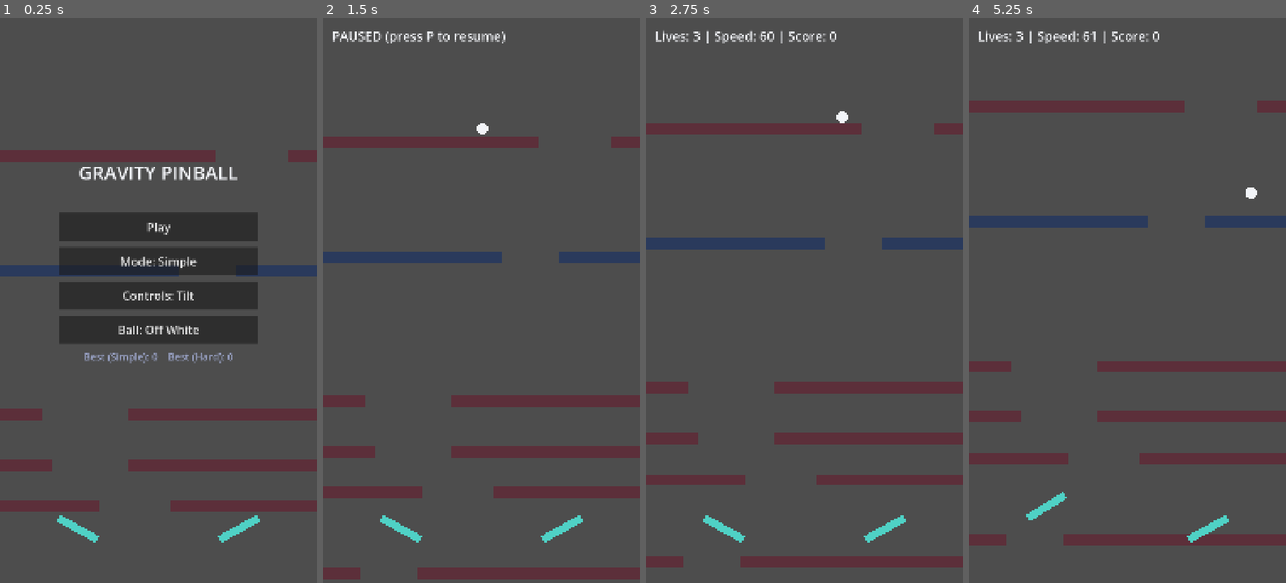
Above: before the commit, frames 1-4 (left to right).
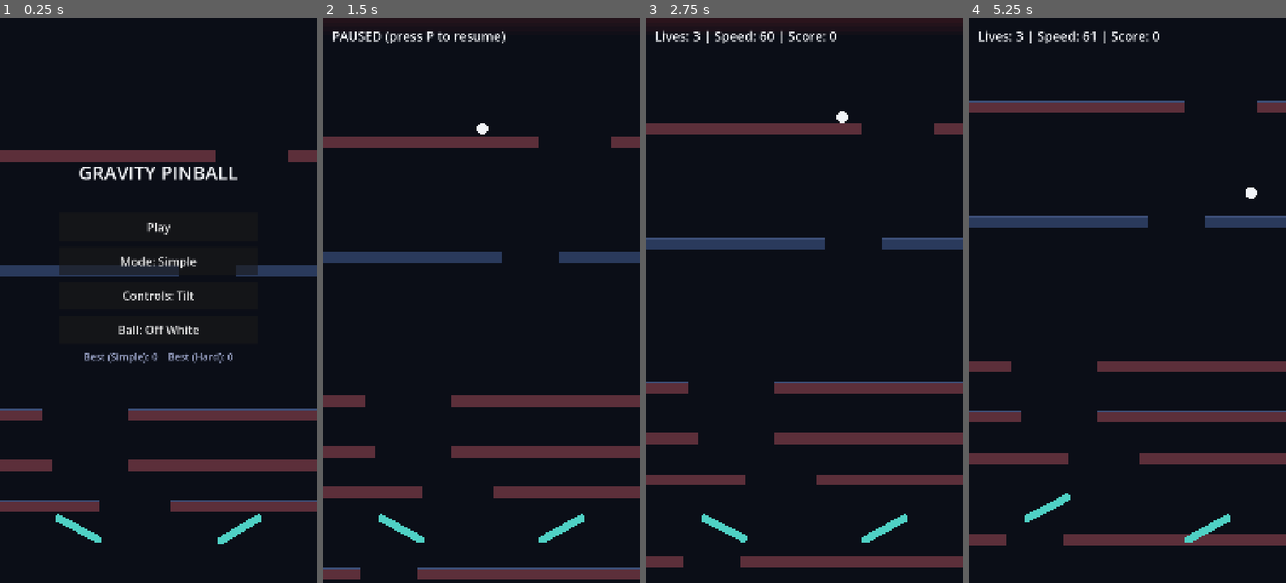
Above: after the commit, the same moments.

Repository: raeyyanhabib/GravityPinball
Game: Godot game, scene res://main.tscn
The game is run twice, just before and just after one commit, with the same random seed, the same clock (stepped at 60 frames per second) and the same inputs.
Inputs (mouse positions are in pixels of both pictures, inside the frame that each line leads up to):
- Up to frame 1 (0.25 s): no input
- Up to frame 2 (1.5 s): click "Play" at 0.5 s; tap Enter at 1.25 s; move the mouse to (551, 272) at 1.27 s; hold D from 1.28 s (still down); tap P at 1.35 s; click (551, 272) at 1.42 s
- Up to frame 3 (2.75 s): release D at 2 s; tap P at 2 s; drag from (741, 328) to (788, 413) at 2.02 s
- Up to frame 4 (5.25 s): move the mouse to (1159, 176) at 2.77 s; hold D 2.78-3.5 s; tap P at 2.85, 3.5, 4.35, 5 s; drag from (1111, 413) to (1032, 215) at 3.52 s; move the mouse to (1222, 385) at 4.27 s; hold A 4.28-5 s; drag from (1032, 215) to (1079, 159) at 5.02 s

The runs differ from the first frame. In frame 1, 91% of the frame differs, in the area x 0-100%, y 0-100%; in frame 2, 90%; in frame 3, 90%; in frame 4, 91%.

Commit message:
M6: enhanced graphics a bit

Diff:
--- a/ball.gd
+++ b/ball.gd
@@ -4,6 +4,7 @@
 const RADIUS := 20.0
 const MAX_SPEED := 900.0
 const TILT_FORCE := 600.0
+const TRAIL_LENGTH := 10        # how many past positions the trail keeps
 
 # Ball colors. Black gets a light outline so it stays visible on navy.
 const COLORS := {
@@ -16,6 +17,7 @@
 var tilt := 0.0
 var attached := false           # true while pinned to a bar
 var style := "off_white"        # set from the menu
+var trail: Array = []           # recent global positions, newest last
 
 func _ready() -> void:
 	gravity_scale = 0.3
@@ -31,6 +33,13 @@
 	mat.bounce = 0.4
 	mat.friction = 0.2
 	physics_material_override = mat
+
+# Record the trail every rendered frame
+func _process(_delta: float) -> void:
+	trail.append(global_position)
+	if trail.size() > TRAIL_LENGTH:
+		trail.pop_front()
+	queue_redraw()
 
 func _physics_process(_delta: float) -> void:
 	if attached:
@@ -58,6 +67,13 @@
 
 func _draw() -> void:
 	var c: Color = COLORS.get(style, COLORS["off_white"])
+
+	# Trail: older points are smaller and more transparent
+	for i in range(trail.size()):
+		var t := float(i + 1) / float(trail.size() + 1)
+		var p := to_local(trail[i])
+		draw_circle(p, RADIUS * t * 0.8, Color(c.r, c.g, c.b, t * 0.25))
+
 	draw_circle(Vector2.ZERO, RADIUS, c)
 	if style == "black":
 		draw_arc(Vector2.ZERO, RADIUS - 1.0, 0.0, TAU, 32, COLORS["silver"], 2.0)
--- a/flipper.gd
+++ b/flipper.gd
@@ -3,9 +3,10 @@
 
 const LEN := 150.0              # length of the flipper arm
 const THICK := 26.0             # thickness of the flipper arm
-const SWING_SPEED := 14.0       # how fast it swings (radians per second)
+const EASE_RATE := 18.0         # higher = snappier swing
 const REST_ANGLE := 0.5         # resting angle (left flipper: down-right)
 const UP_ANGLE := -0.55         # raised angle (left flipper: up-right)
+const COLOR_HEX := "#4fd1c5"
 
 var is_left := true             # which side this flipper is on
 var pressed := false            # set by main.gd when the player holds it
@@ -27,9 +28,14 @@
 	return a
 
 func _physics_process(delta: float) -> void:
-	# Swing toward the target at a fixed speed, instead of snapping
-	rotation = move_toward(rotation, _target_angle(), SWING_SPEED * delta)
-	queue_redraw()              # redraw the arm at its new angle
+	# Ease toward the target: fast start, soft landing
+	var weight := 1.0 - exp(-EASE_RATE * delta)
+	rotation = lerp_angle(rotation, _target_angle(), weight)
+	queue_redraw()
 
 func _draw() -> void:
-	draw_rect(Rect2(0.0, -THICK / 2.0, LEN, THICK), Color("#4fd1c5"))
+	var c := Color(COLOR_HEX)
+	draw_rect(Rect2(0.0, -THICK / 2.0, LEN, THICK), c)
+	# Rounded ends
+	draw_circle(Vector2.ZERO, THICK / 2.0, c)
+	draw_circle(Vector2(LEN, 0.0), THICK / 2.0, c)
--- a/main.gd
+++ b/main.gd
@@ -12,6 +12,16 @@
 const PARK_POS := Vector2(-500, -500)   # where the ball waits while the menu is open
 const DEFAULT_GRAVITY := 0.3
 const ZONE_COLORS := {0.15: "#2f5d62", 0.3: "#2a3a5c", 0.5: "#5c2f3a"}
+
+# ---- Visual style ----
+const BG_COLOR := "#0b0e17"
+const BAR_COLOR := "#2a3a5c"
+const BAR_EDGE_COLOR := "#3d4f78"
+const GLOW_COLOR := Color(0.9, 0.24, 0.24)  # red top-edge warning
+const GLOW_HEIGHT := 60.0                   # how far down the glow reaches (px)
+const GLOW_RANGE := 500.0                   # ball height where the glow starts (px)
+const PIN_COLOR := "#f6ad55"
+const LIFE_LOST_COLOR := "#e53e3e"
 
 # ---- Speed tuning ----
 const BASE_SPEED := 60.0
@@ -78,6 +88,7 @@
 
 func _ready() -> void:
 	randomize()
+	RenderingServer.set_default_clear_color(Color(BG_COLOR))  # navy background
 	settings = SettingsStore.load_settings()
 	_make_walls()
 
@@ -172,12 +183,20 @@
 	elif ball.position.y > H + 200.0:
 		_respawn_ball()
 
+# Top-edge warning glow and, in Buttons mode, the faint steer buttons
 func _draw() -> void:
-	# Faint steer buttons, only in Buttons mode during play
-	if state != "play" or settings.controls != "buttons":
-		return
-	draw_rect(STEER_LEFT_RECT, Color(1, 1, 1, 0.08))
-	draw_rect(STEER_RIGHT_RECT, Color(1, 1, 1, 0.08))
+	if state != "play":
+		return
+	# Stacked bands: the glow gets stronger as the ball nears the top
+	var near := clampf(1.0 - ball.position.y / GLOW_RANGE, 0.0, 1.0)
+	if near > 0.0:
+		for i in range(4):
+			var band_h := GLOW_HEIGHT * float(i + 1) / 4.0
+			draw_rect(Rect2(0, 0, W, band_h), Color(GLOW_COLOR, near * 0.12))
+
+	if settings.controls == "buttons":
+		draw_rect(STEER_LEFT_RECT, Color(1, 1, 1, 0.08))
+		draw_rect(STEER_RIGHT_RECT, Color(1, 1, 1, 0.08))
 
 # Steering: phone tilt, or on-screen buttons. A and D work on the laptop.
 func _read_tilt() -> void:
@@ -237,6 +256,8 @@
 	wedge_timer = PinballLogic.next_wedge_timer(wedge_timer, delta, touching, stuck, can_pin)
 	if PinballLogic.should_pin(wedge_timer, WEDGE_TIME):
 		ball.attach()
+		_burst(ball.position, Color(PIN_COLOR), 14)
+		Input.vibrate_handheld(30)
 		wedge_timer = 0.0
 		break_timer = 0.0
 
@@ -277,6 +298,8 @@
 	if PinballLogic.can_lose_life(life_cooldown):
 		life_cooldown = LIFE_COOLDOWN
 		lives -= 1
+		_burst(ball.position, Color(LIFE_LOST_COLOR), 24)
+		Input.vibrate_handheld(120)
 		if lives <= 0:
 			_end_run()
 			return
@@ -304,7 +327,6 @@
 	ball.collision_mask = 0
 
 # Remove an old ball completely: no collisions, hidden, then freed.
-# Nothing from its old physics state can touch the new ball.
 func _retire_ball(old: Ball) -> void:
 	old.attached = false
 	old.freeze = true
@@ -316,6 +338,25 @@
 	old.visible = false
 	old.queue_free()
 
+# A short burst of particles at a point. Removed after it finishes.
+func _burst(pos: Vector2, color: Color, amount: int) -> void:
+	var p := CPUParticles2D.new()
+	p.position = pos
+	p.amount = amount
+	p.one_shot = true
+	p.explosiveness = 1.0
+	p.lifetime = 0.6
+	p.spread = 180.0
+	p.gravity = Vector2.ZERO
+	p.initial_velocity_min = 120.0
+	p.initial_velocity_max = 260.0
+	p.scale_amount_min = 3.0
+	p.scale_amount_max = 6.0
+	p.color = color
+	add_child(p)
+	p.emitting = true
+	get_tree().create_timer(1.0).timeout.connect(p.queue_free)
+
 # Show the menu, with an optional message at the top
 func _show_menu(message: String) -> void:
 	state = "menu"
@@ -373,7 +414,7 @@
 
 	status_label = Label.new()
 	status_label.add_theme_font_size_override("font_size", 40)
-	status_label.add_theme_color_override("font_color", Color("#f6ad55"))
+	status_label.add_theme_color_override("font_color", Color(PIN_COLOR))
 	status_label.horizontal_alignment = HORIZONTAL_ALIGNMENT_CENTER
 	box.add_child(status_label)
 
@@ -532,17 +573,18 @@
 	add_child(chunk)
 	chunks.append(chunk)
 
-# Color the bars by gravity zone
+# Color the bars by gravity zone. Edge highlights keep their own color.
 func _tint_chunk(chunk: Node2D, g: float) -> void:
-	var color: String = ZONE_COLORS.get(g, "#2a3a5c")
+	var color: String = ZONE_COLORS.get(g, BAR_COLOR)
 	for child in chunk.get_children():
-		if child is ColorRect:
+		if child is ColorRect and not child.has_meta("edge"):
 			child.color = Color(color)
 
 func _add_bar(chunk: Node2D, y: float, gap_x: float, gap_w: float) -> void:
 	_add_rect(chunk, 0.0, y, gap_x, BAR_H)
 	_add_rect(chunk, gap_x + gap_w, y, W - gap_x - gap_w, BAR_H)
 
+# One rectangle: a collision shape, a fill, and a lighter 2px top edge
 func _add_rect(parent: Node2D, x: float, y: float, w: float, h: float) -> void:
 	if w <= 0.0:
 		return
@@ -552,8 +594,16 @@
 	col.shape = shape
 	col.position = Vector2(x + w / 2.0, y + h / 2.0)
 	parent.add_child(col)
+
 	var visual := ColorRect.new()
 	visual.position = Vector2(x, y)
 	visual.size = Vector2(w, h)
-	visual.color = Color("#2a3a5c")
+	visual.color = Color(BAR_COLOR)
 	parent.add_child(visual)
+
+	var edge := ColorRect.new()
+	edge.position = Vector2(x, y)
+	edge.size = Vector2(w, 2.0)
+	edge.color = Color(BAR_EDGE_COLOR)
+	edge.set_meta("edge", true)
+	parent.add_child(edge)
